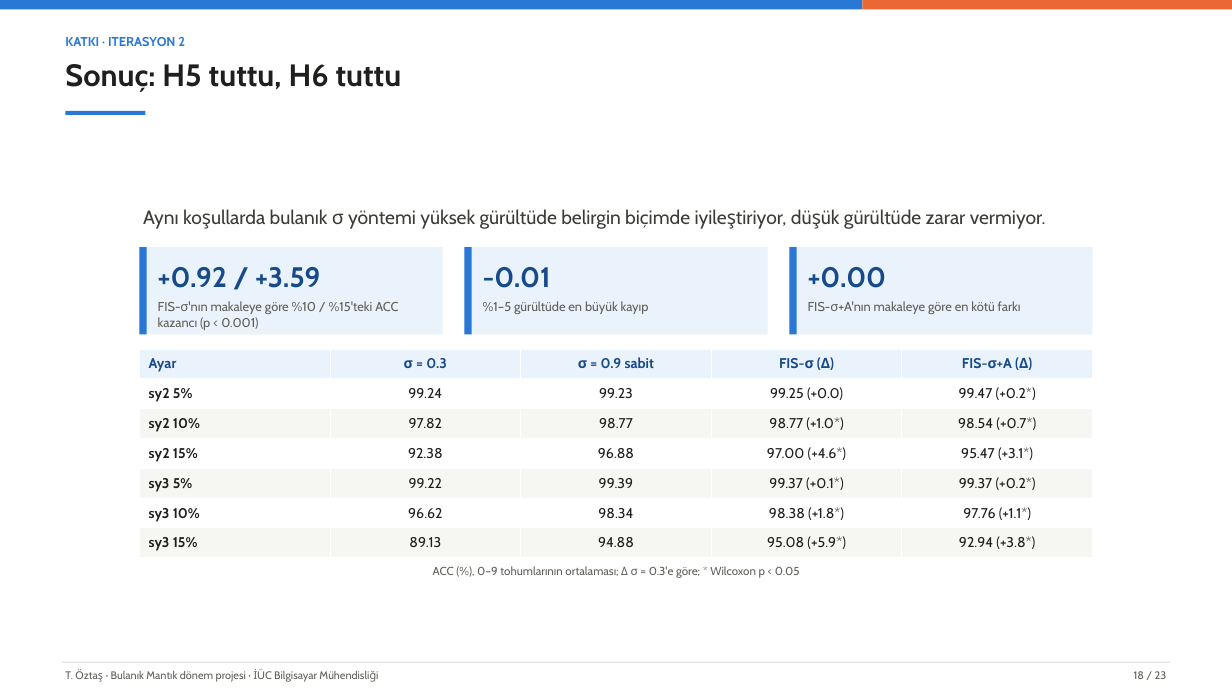
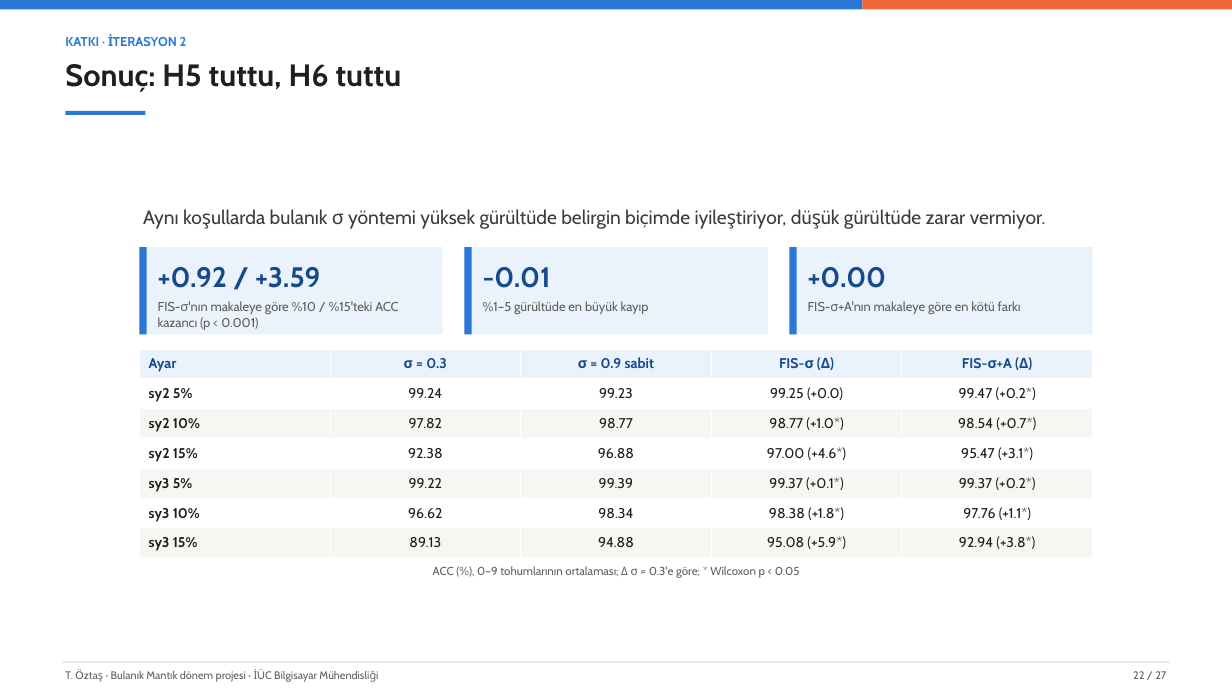
Before and after one commit to tarikoztas/fuzzy-logic-project, a slide deck: slide 22 of presentation/presentation_tr.pptx (slide 18 before the commit). Drawn at 1232x693 pixels with LibreOffice and Linux fonts; fonts in the diff are those of the drawing. Boxes give left, top, right and bottom in pixels: in the first picture for what was removed or moved away, otherwise in the second. Text is boxed around its words. In the diff, an @@ line names an element or a change of style, - is before the commit and + after.

```diff
--- a/presentation/presentation_tr.pptx
+++ b/presentation/presentation_tr.pptx
@@ text at [65, 34, 187, 46]: text changed @@
-KATKI · ITERASYON 2
+KATKI · İTERASYON 2
@@ text at [1133, 671, 1166, 679]: text changed @@
-18 / 23
+22 / 27
```
Also in this commit, not shown: 22 other slides changed, 4 slides added, 16 other files.
